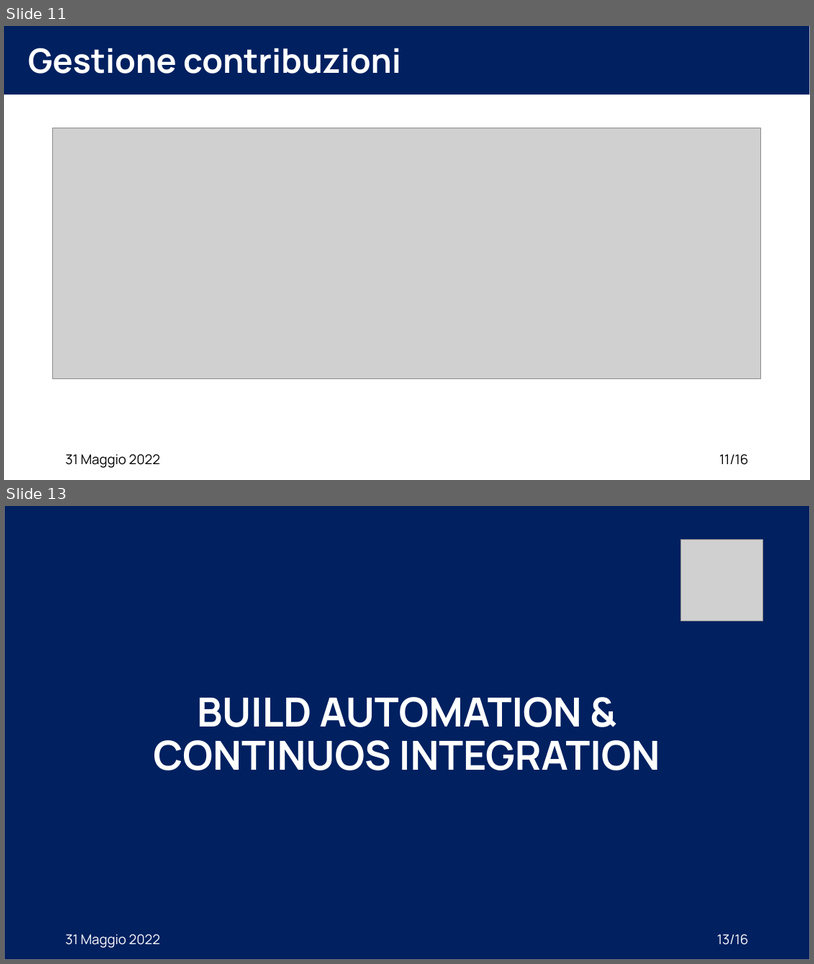
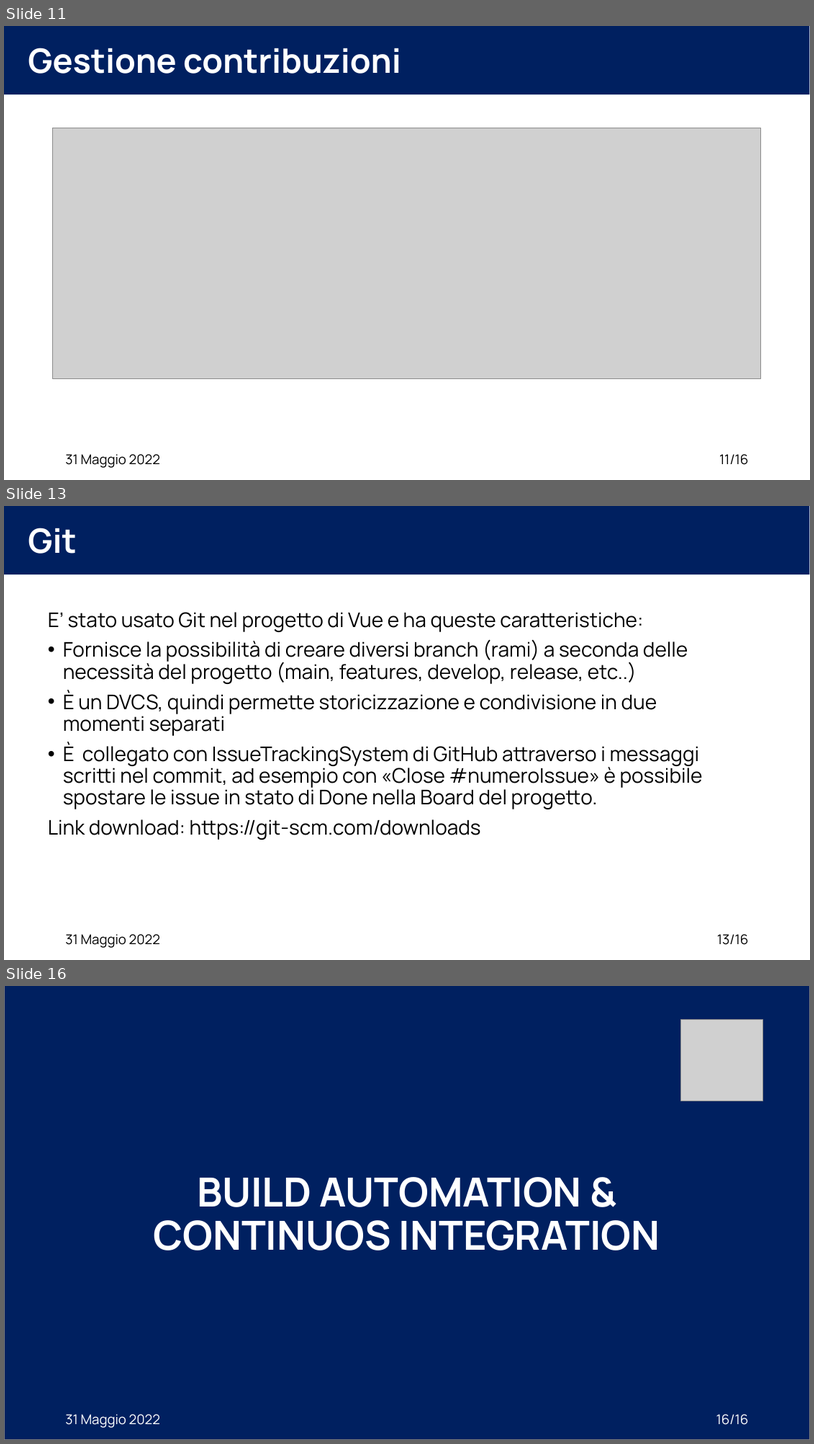
Before and after one commit to XidaZ3/MTSSAssignment3, a slide deck: MTSSAssignment3.pptx. Shown one above the other, each under a label of ours: slides 11 and 13 before the commit, slides 11, 13 and 16 after it; the slides between them are not shown. The pictures are 814x964 and 814x1444 pixels, drawn with LibreOffice and Linux fonts; fonts in the diff are those of the drawing; grey boxes stand for pictures. Boxes give left, top, right and bottom in pixels: in the first picture for what was removed or moved away, otherwise in the second. Text is boxed around its words. In the diff, an @@ line names an element or a change of style, - is before the commit and + after.

```diff
--- a/MTSSAssignment3.pptx
+++ b/MTSSAssignment3.pptx
@@ slide 13 added at <box>4,506,810,960</box>, background #FFFFFF @@
@@ rectangle added at <box>4,506,810,574</box>, fill #002060 @@
@@ title added at <box>28,528,76,554</box>, 40 pt, text #FFFFFF, bold @@
+Git
@@ text added at <box>48,612,703,839</box>, 24 pt, text #000000 @@
+E’ stato usato Git nel progetto di Vue e ha queste caratteristiche:
+• Fornisce la possibilità di creare diversi branch (rami) a seconda delle necessità del progetto (main, features, develop, release, etc..)
+• È un DVCS, quindi permette storicizzazione e condivisione in due momenti separati
+• È collegato con IssueTrackingSystem di GitHub attraverso i messaggi scritti nel commit, ad esempio con «Close #numeroIssue» è possibile spostare le issue in stato di Done nella Board del progetto.
+Link download: https://git-scm.com/downloads
@@ text added at <box>65,934,160,947</box>, 16 pt, text #000000 @@
+31 Maggio 2022
@@ page number added at <box>718,934,749,944</box>, 16 pt, text #000000 @@
+13/16
@@ what was slide 13 is now slide 16 @@
@@ page number at <box>717,1414,749,1424</box>: text changed @@
-13/16
+16/16
```
Also in this commit, not shown: 2 slides changed, 2 other slides added, 2 other files.
